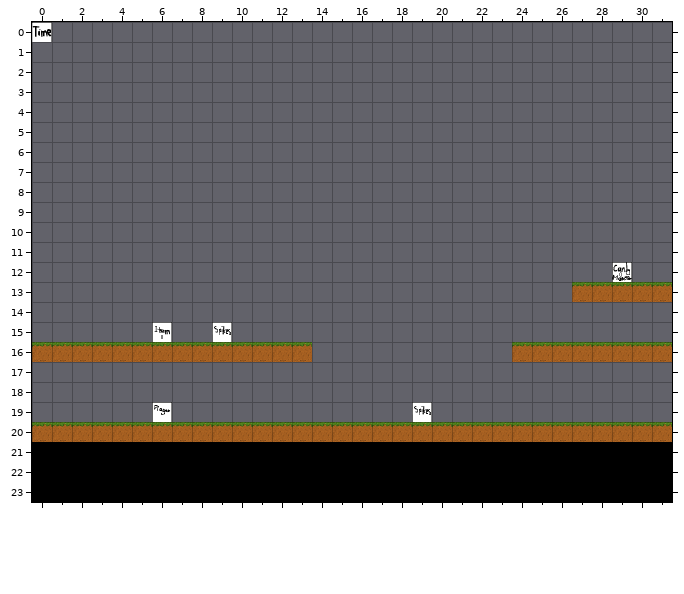
A Tiled map gets an edit: levels/level1.2.tmx. That is the earlier state.
Cells are 32x32 px. Shown: x 0..31, y 0..23.
The result:
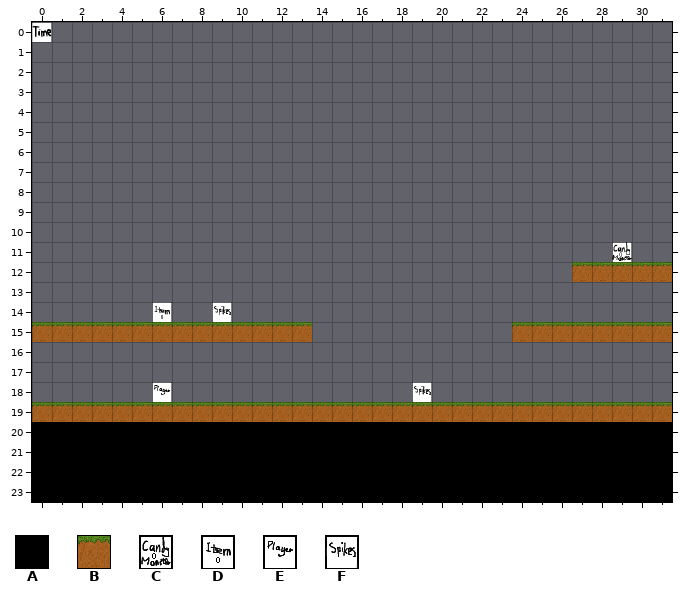
Key: from "nya rutor": A 2, B 15; from "position32x32": C 0, D 1, E 10, F 11.
_ is an empty cell.
Changes in this commit:
Layer "solids":
The edit turns tile B into tile A in row 20 at x 0 to 31.
There is now tile B in row 12 at x 27 to 31; in row 15 at x 0 to 13 and 24 to 31; in row 19 at x 0 to 31.
Tile B is gone in row 13 at x 27 to 31; in row 16 at x 0 to 13 and 24 to 31.
Layer "position":
There is now tile C in row 11 at x 29.
There is now tile D in row 14 at x 6.
There is now tile E in row 18 at x 6.
There is now tile F in row 14 at x 9; in row 18 at x 19.
Tile C is gone in row 12 at x 29.
Tile D is gone in row 15 at x 6.
Tile E is gone in row 19 at x 6.
Tile F is gone in row 15 at x 9; in row 19 at x 19.
Changed places in both pictures, as pixel boxes (x1, y1, x2, y2):
changed: (572, 242, 672, 302)
changed: (32, 302, 312, 362)
changed: (512, 322, 672, 362)
changed: (32, 382, 672, 442)
